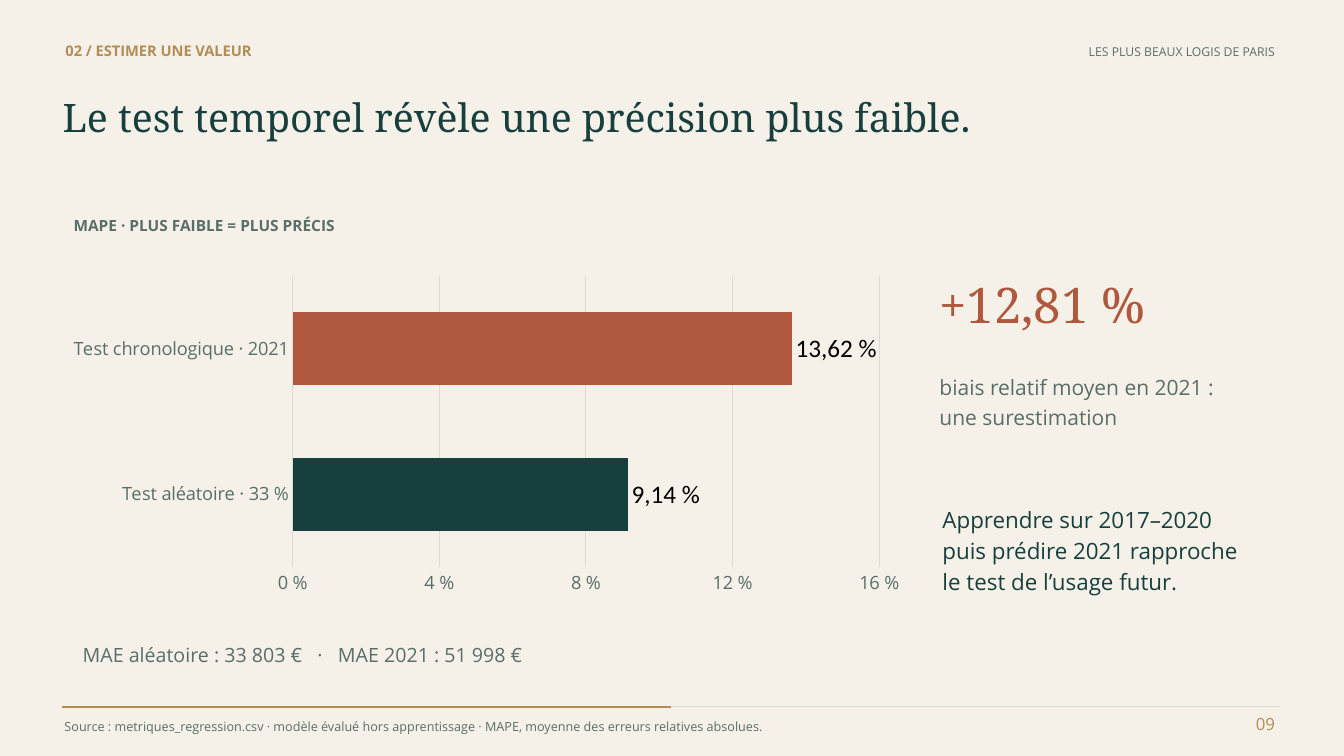
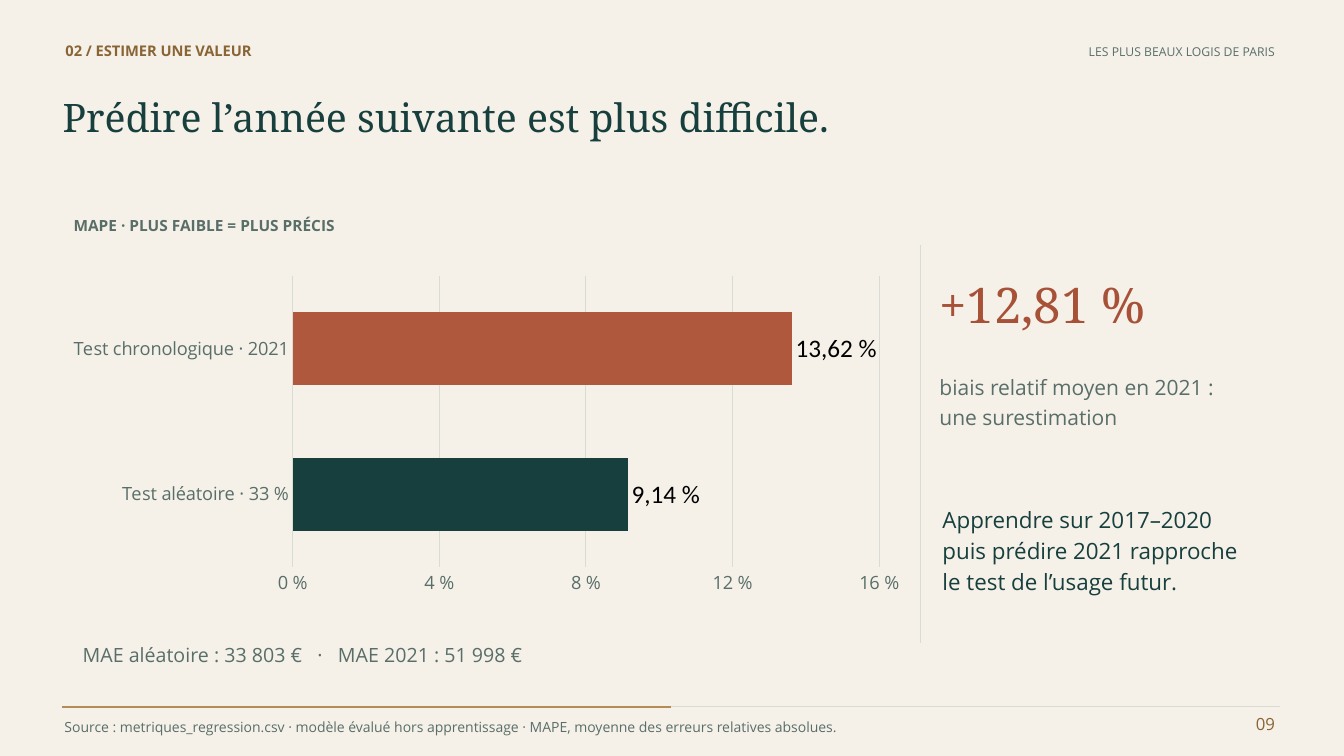
Before and after one commit to steve57000/p8, a slide deck: slide 9 of livrables/Bell_Steve_2_presentation_102026.pptx. Drawn at 1344x756 pixels with LibreOffice and Linux fonts; fonts in the diff are those of the drawing. Boxes give left, top, right and bottom in pixels: in the first picture for what was removed or moved away, otherwise in the second. Text is boxed around its words. In the diff, an @@ line names an element or a change of style, - is before the commit and + after.

```diff
--- a/livrables/Bell_Steve_2_presentation_102026.pptx
+++ b/livrables/Bell_Steve_2_presentation_102026.pptx
@@ text "02 / ESTIMER UNE VALEUR" at <box>65,45,251,56</box>: text colour #B38D55 to none @@
@@ text at <box>63,101,829,142</box>: text changed @@
-Le test temporel révèle une précision plus faible.
+Prédire l’année suivante est plus difficile.
@@ line added from (921, 245) to (921, 643), #D7DDD4 0.65 pt @@
@@ text "Source : metriques_regression.csv · modèle ..." at <box>64,721,837,736</box>: size 9 to 10 pt, text colour #596E69 to none @@
@@ text "09" at <box>1256,718,1275,730</box>: text colour #B38D55 to none @@
```
Also in this commit, not shown: 16 other slides changed, 2 other files.
